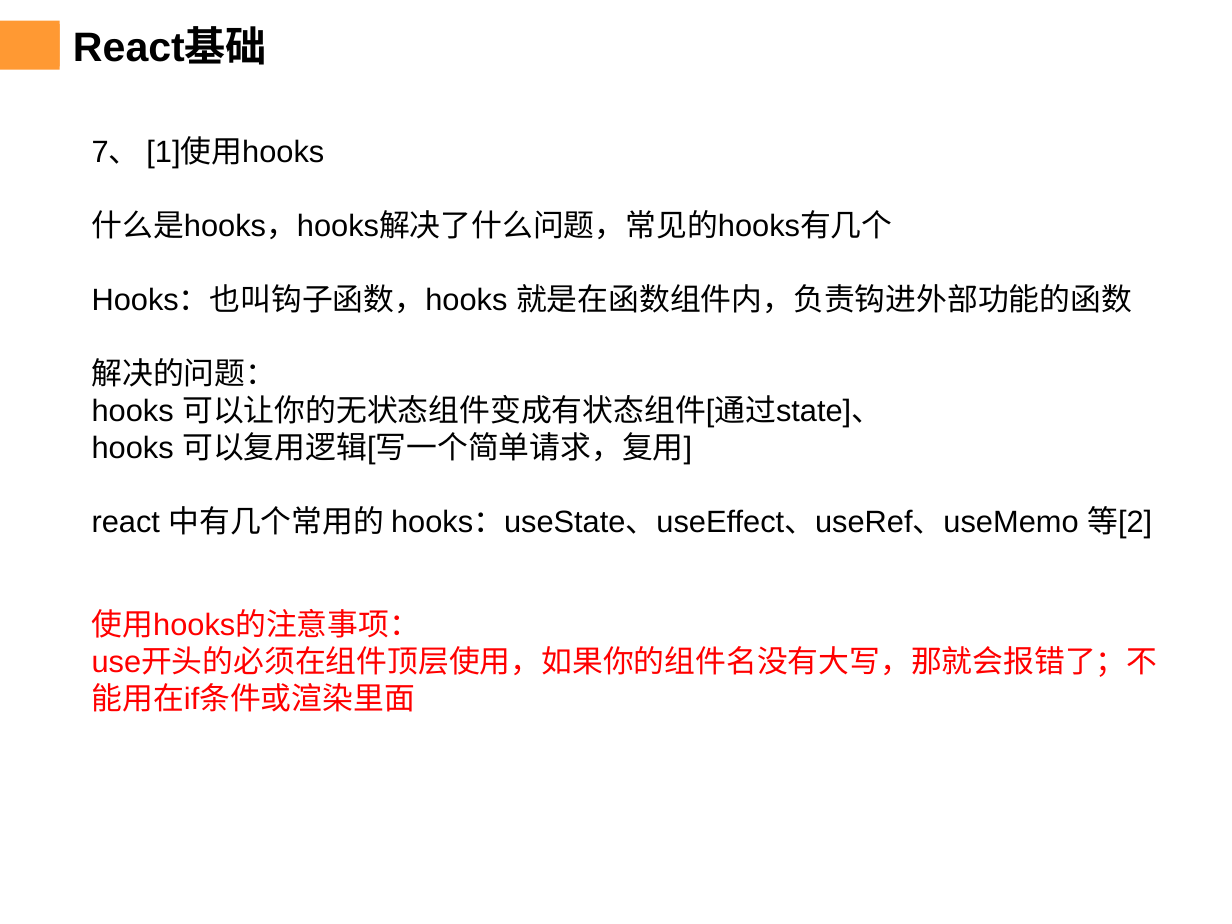
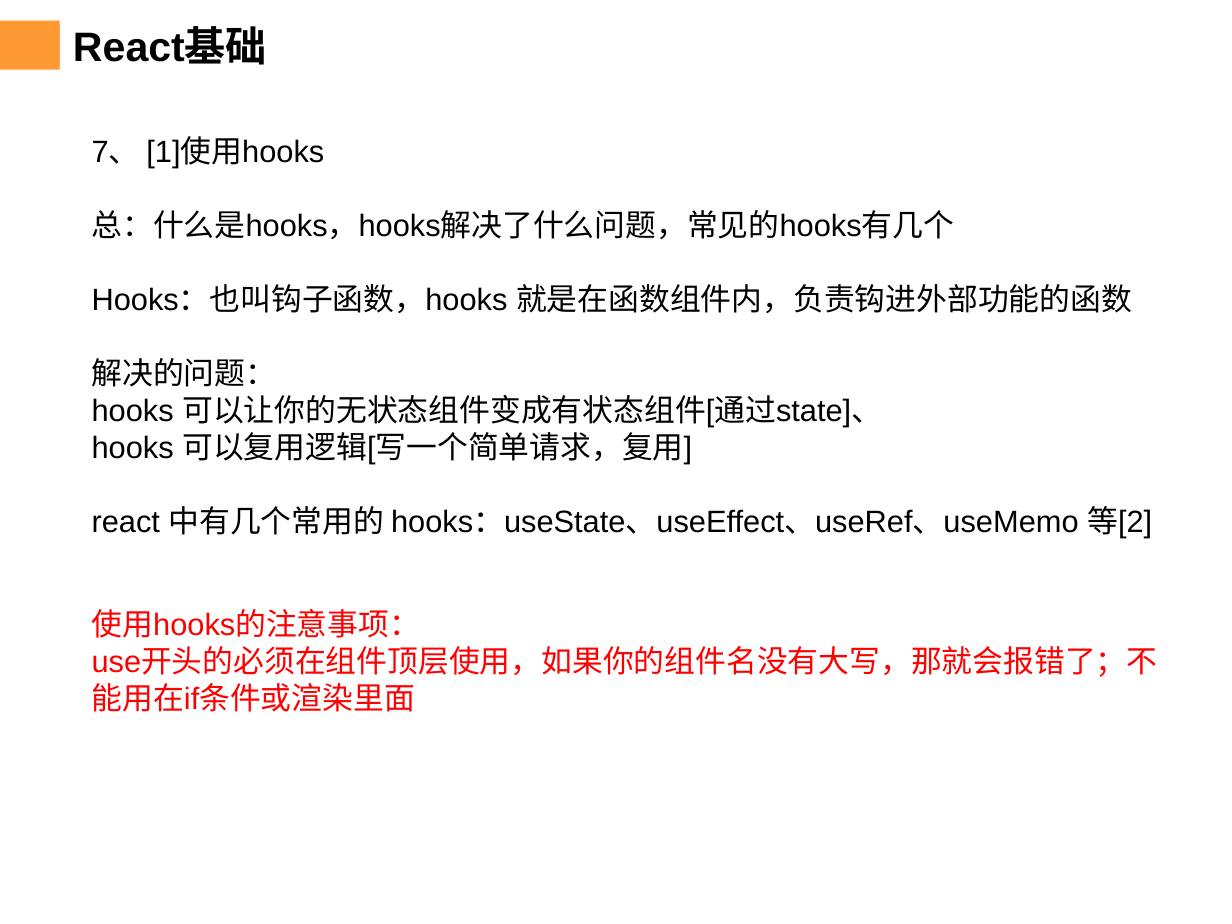
Before and after one commit to chenqiuli/JY-peixun-1, a slide deck: slide 13 of PPT内容-20240103-2.pptx. Drawn at 1232x924 pixels with LibreOffice and Linux fonts; fonts in the diff are those of the drawing; background and template pictures are left out. Boxes give left, top, right and bottom in pixels: in the first picture for what was removed or moved away, otherwise in the second. Text is boxed around its words. In the diff, an @@ line names an element or a change of style, - is before the commit and + after.

```diff
--- a/PPT内容-20240103-2.pptx
+++ b/PPT内容-20240103-2.pptx
@@ text at bbox=[92, 210, 954, 239]: text changed @@
-什么是hooks，hooks解决了什么问题，常见的hooks有几个
+总：什么是hooks，hooks解决了什么问题，常见的hooks有几个
```
Also in this commit, not shown: 15 other slides changed, 1 slide added, 6 other files.
